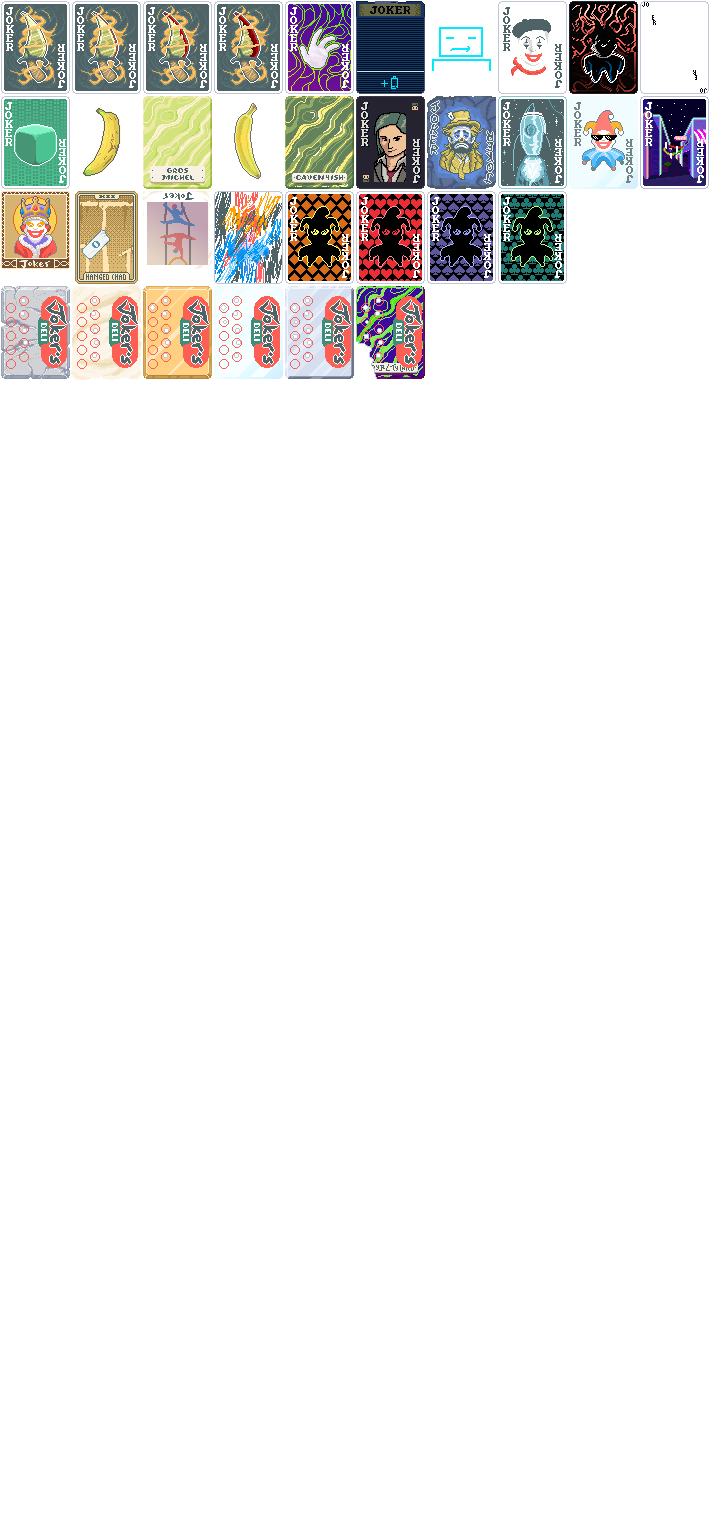
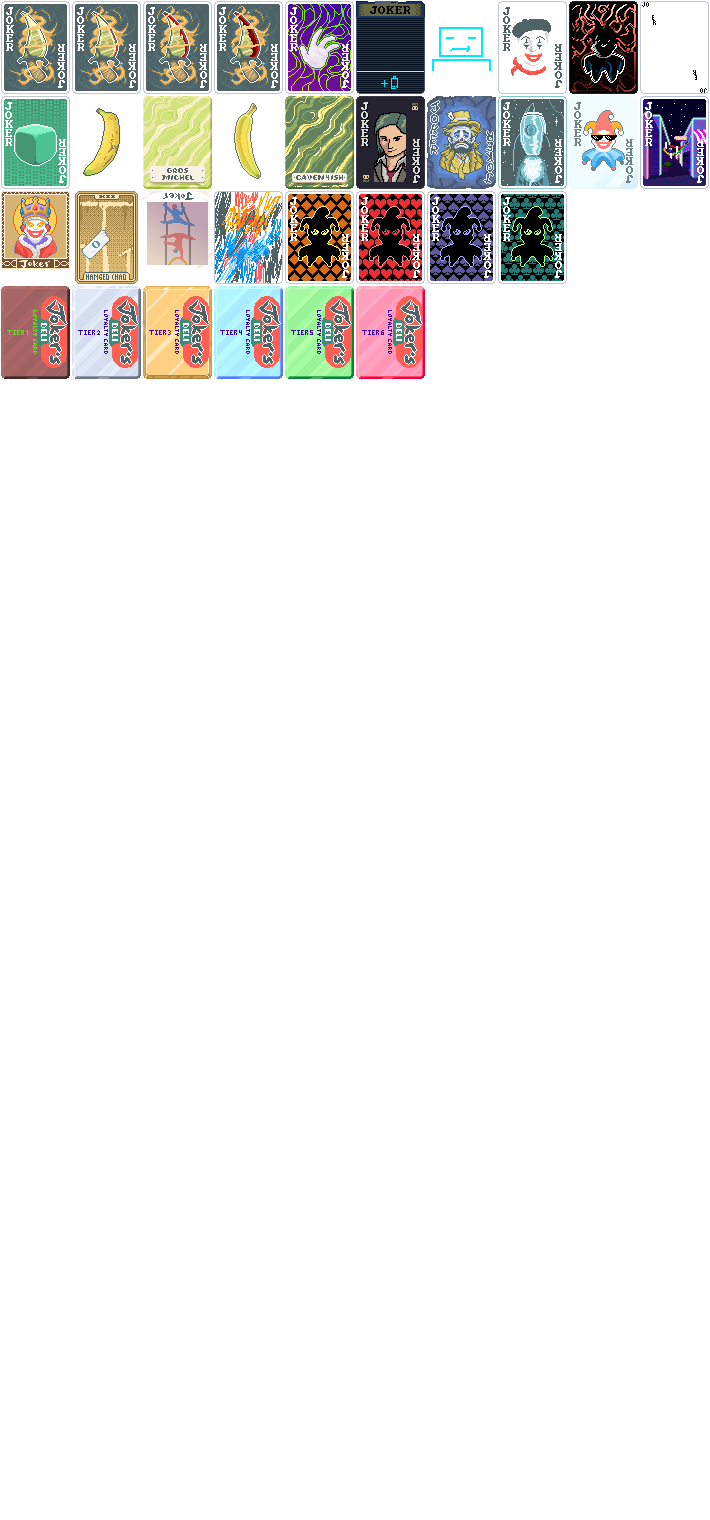
Two versions of the same layered image (710x1520). Layer-by-layer changes:
renamed "loyalty card 5" to "loyalty 6", painted on it over [356, 286, 425, 379]
renamed "loyalty card 4" to "loyalty 5", painted on it over [285, 286, 354, 379]
renamed "loyalty card3" to "loyalty 4", painted on it over [214, 286, 283, 379]
renamed "loyalty card 2" to "loyalty 3", painted on it over [148, 296, 179, 369]
renamed "loyalty card 1" to "loyalty 2", painted on it over [71, 285, 142, 380]
renamed "loyalty card 0" to "loyalty 1", painted on it over [1, 286, 70, 379]
